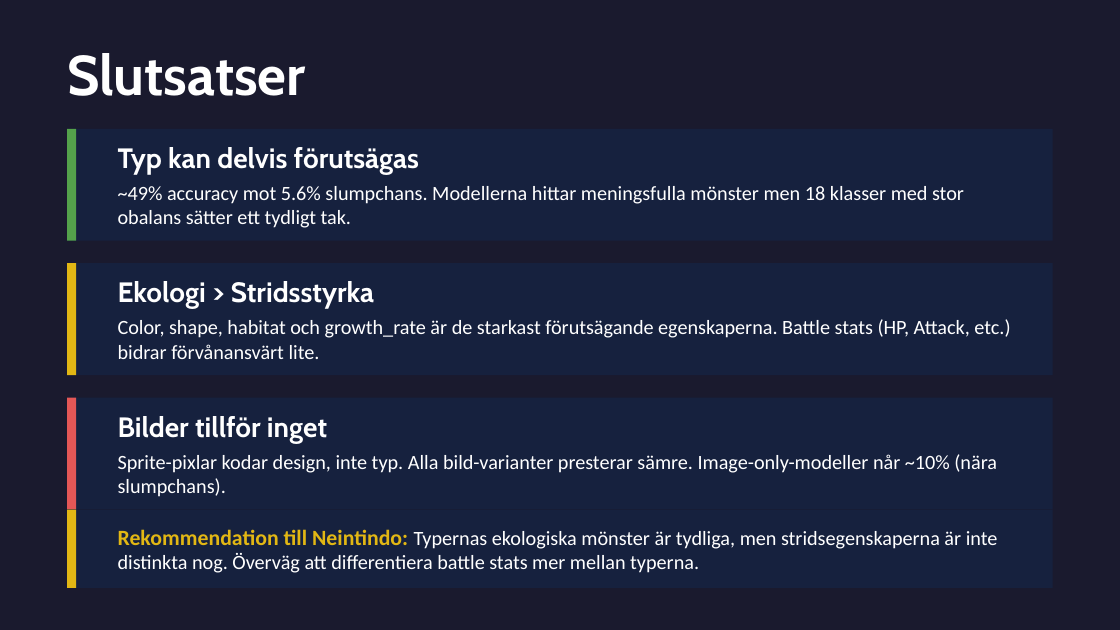
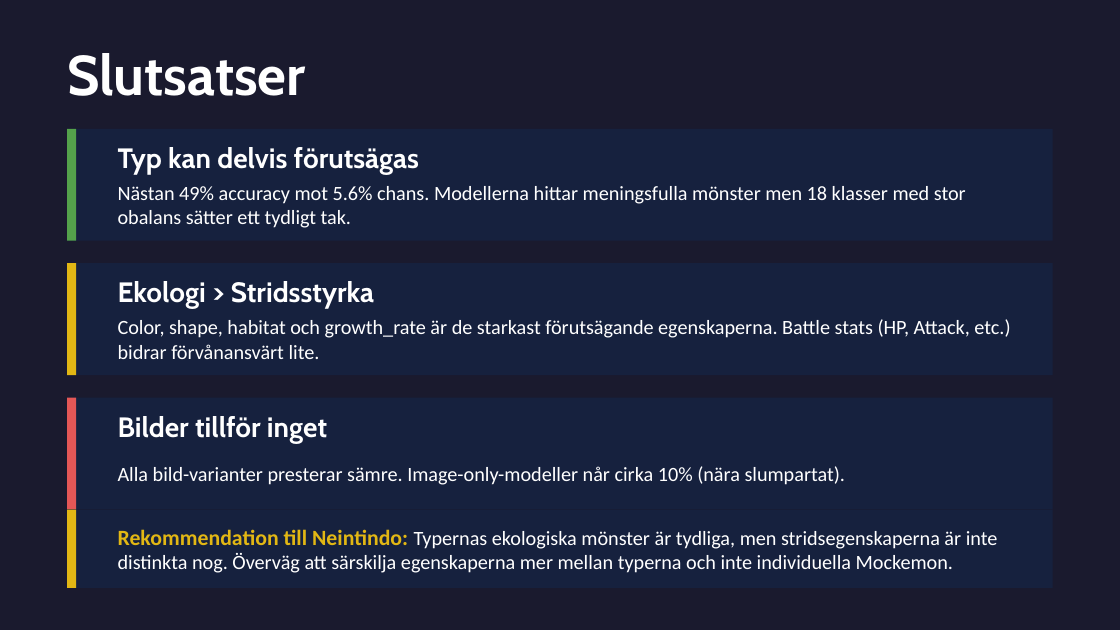
Before and after one commit to VendelaSW/Pokemon-supervised-learning, a slide deck: slide 10 of mockemon_presentation.pptx. Drawn at 1120x630 pixels with LibreOffice and Linux fonts; fonts in the diff are those of the drawing. Boxes give left, top, right and bottom in pixels: in the first picture for what was removed or moved away, otherwise in the second. Text is boxed around its words. In the diff, an @@ line names an element or a change of style, - is before the commit and + after.

Commit message:
updated pp

```diff
--- a/mockemon_presentation.pptx
+++ b/mockemon_presentation.pptx
@@ text at <box>118,186,966,228</box>: text changed @@
-~49% accuracy mot 5.6% slumpchans. Modellerna hittar meningsfulla mönster men 18 klasser med stor obalans sätter ett tydligt tak.
+Nästan 49% accuracy mot 5.6% chans. Modellerna hittar meningsfulla mönster men 18 klasser med stor obalans sätter ett tydligt tak.
@@ text at <box>118,466,846,485</box>: text changed @@
-Sprite-pixlar kodar design, inte typ. Alla bild-varianter presterar sämre. Image-only-modeller når ~10% (nära slumpchans).
+Alla bild-varianter presterar sämre. Image-only-modeller når cirka 10% (nära slumpartat).
@@ text at <box>118,529,998,573</box>: text changed @@
-Rekommendation till Neintindo: Typernas ekologiska mönster är tydliga, men stridsegenskaperna är inte distinkta nog. Överväg att differentiera battle stats mer mellan typerna.
+Rekommendation till Neintindo: Typernas ekologiska mönster är tydliga, men stridsegenskaperna är inte distinkta nog. Överväg att särskilja egenskaperna mer mellan typerna och inte individuella Mockemon.
```
Also in this commit, not shown: 6 other slides changed.
